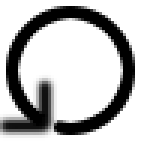
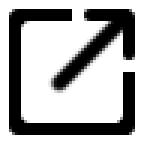
Layered file, before and after one edit (144px x 144px). Changes by layer:
hid "Reset" over (0, 6, 135, 138)
showed "Export" over (9, 9, 135, 135)
